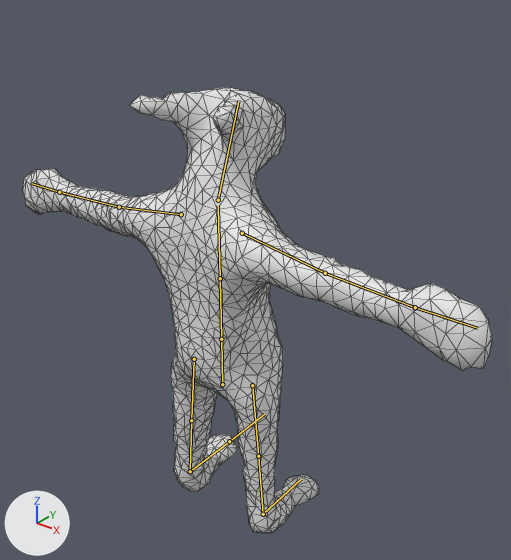
What one commit did to the FBX model models/Imp.fbx.
Both versions are drawn from a 50 mm camera at (1.84, -2.05, 1.37) aimed at (-0.01, 0.25, -0.05). Every picture has the same lights, and +X, +Y and +Z are marked at lower left. The older version comes first. The bones that change, and the others that lie on the model, are drawn over the model as lines. Mesh edges are drawn as thin lines.

In view in the first picture: 'Imp'.
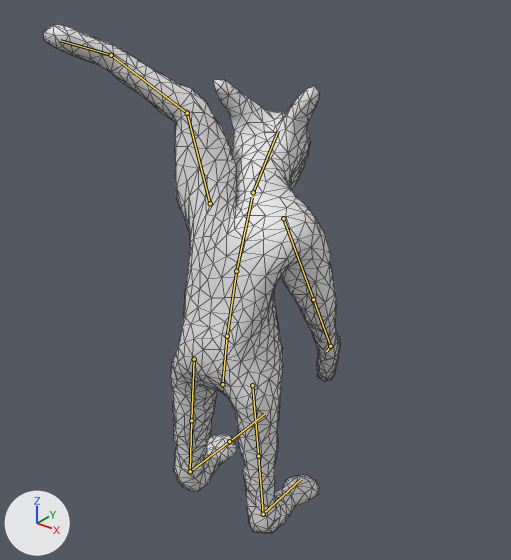
The newer file adds an action. The first version stands in its rest pose; the second is drawn at frame 27 of the action 'ImpAttack'.

What differs and where, as boxes (x1, y1, x2, y2) in the pictures (511 x 560 px):
'Imp', posed (37% narrower, 14% taller)
    before: (23, 87, 493, 533)
    after: (43, 25, 340, 533)
bone 'Body1', root to tip
    before: (222, 384) to (221, 339)
    after: (222, 384) to (227, 336)
bone 'Body2', root to tip
    before: (221, 339) to (220, 278)
    after: (227, 336) to (236, 271)
bone 'Body3', root to tip
    before: (220, 278) to (218, 205)
    after: (236, 271) to (252, 197)
bone 'Head', root to tip
    before: (218, 200) to (238, 101)
    after: (253, 192) to (278, 131)
bone 'UpperLeftArm', root to tip
    before: (181, 214) to (119, 207)
    after: (210, 203) to (187, 113)
bone 'LowerLeftArm', root to tip
    before: (119, 207) to (59, 192)
    after: (187, 113) to (111, 55)
bone 'LeftClaw', root to tip
    before: (59, 192) to (32, 183)
    after: (111, 55) to (60, 40)
bone 'UpperRightArm', root to tip
    before: (242, 233) to (325, 273)
    after: (283, 218) to (313, 299)
bone 'LowerRightArm', root to tip
    before: (325, 273) to (415, 307)
    after: (313, 299) to (330, 346)
bone 'RightClaw', root to tip
    before: (415, 307) to (477, 328)
    after: (330, 346) to (326, 351)

The edits, one by one:
Bone 'Body1' (bone_body1) turns from (0, 0, 0) to (-10, 11, -1) degrees about its own x, y and z.
Bone 'Body2' (bone_body2) turns from (0, 0, 0) to (-7, 7, -1) degrees about its own x, y and z.
Bone 'Body3' (bone_body3) turns from (0, 0, 0) to (-9, 6, -2) degrees about its own x, y and z.
Bone 'Head' (bone_head) turns from (0, 0, 0) to (-17, -4, 1) degrees about its own x, y and z.
Bone 'UpperLeftArm' (bone_upperleftarm) turns from (0, 0, 0) to (115, 75, 41) degrees about its own x, y and z.
Bone 'LowerLeftArm' (bone_lowerleftarm) turns from (0, 0, 0) to (-43, -1, 23) degrees about its own x, y and z.
Bone 'LeftClaw' (bone_leftclaw) turns from (0, 0, 0) to (-18, 10, -8) degrees about its own x, y and z.
Bone 'UpperRightArm' (bone_upperrightarm) turns from (0, 0, 0) to (-57, -64, 2) degrees about its own x, y and z.
Bone 'LowerRightArm' (bone_lowerrightarm) turns from (0, 0, 0) to (18, 17, -15) degrees about its own x, y and z.
Bone 'RightClaw' (bone_rightclaw) turns from (0, 0, 0) to (-19, -11, -15) degrees about its own x, y and z.
